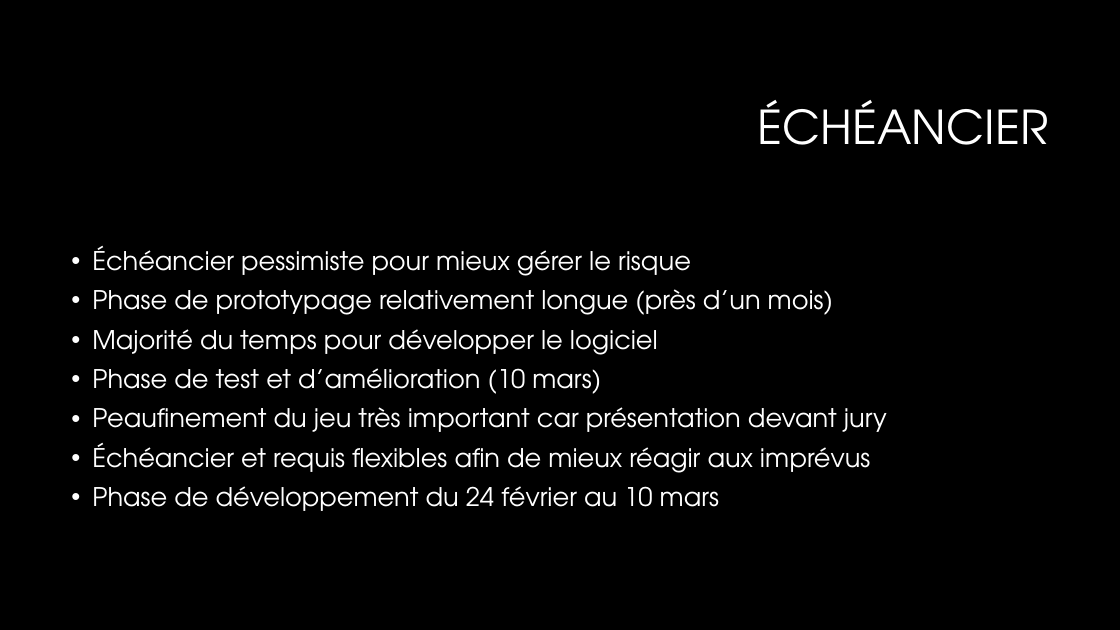
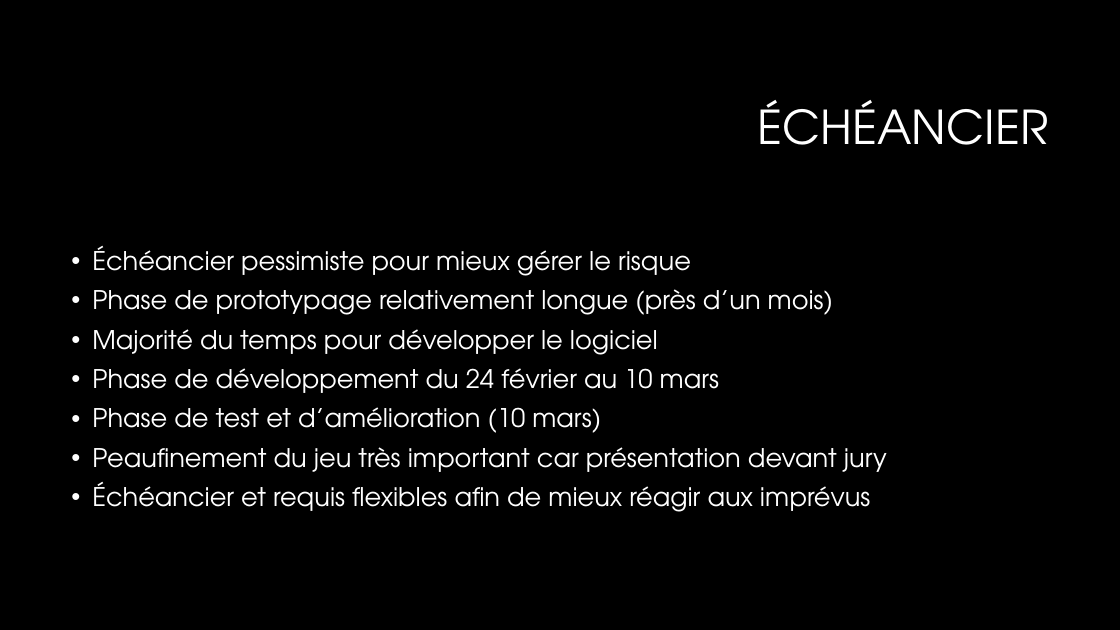
Before and after one commit to delislesim/Laval-Virtual-2014, a slide deck: slide 15 of Documentations/RemiseMiSession/Présentation.pptx. Drawn at 1120x630 pixels with LibreOffice and Linux fonts; fonts in the diff are those of the drawing; background and template pictures are left out. Boxes give left, top, right and bottom in pixels: in the first picture for what was removed or moved away, otherwise in the second. Text is boxed around its words. In the diff, an @@ line names an element or a change of style, - is before the commit and + after.

```diff
--- a/Documentations/RemiseMiSession/Présentation.pptx
+++ b/Documentations/RemiseMiSession/Présentation.pptx
@@ text at [92,368,719,393]: paragraph added @@
+• Phase de développement du 24 février au 10 mars
@@ text at [92,486,719,511]: paragraph removed @@
-• Phase de développement du 24 février au 10 mars
```
Also in this commit, not shown: 2 other slides changed, 2 other files.
